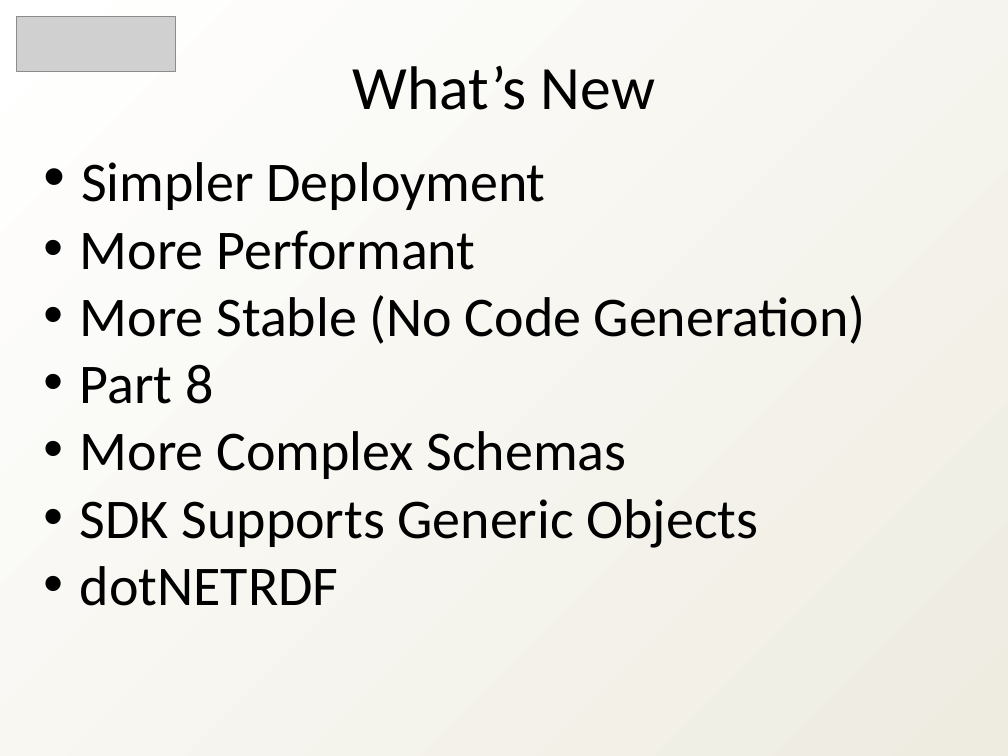
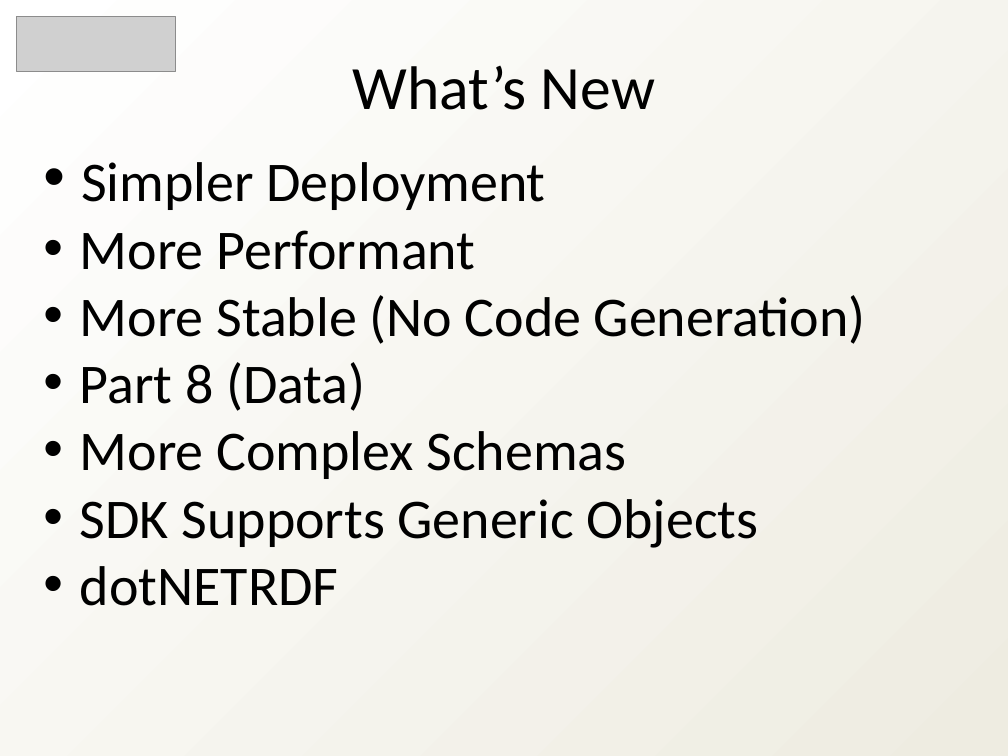
Before and after one commit to heyena/iring-tools, a slide deck: slide 3 of branches/2.0.x/Documentation/iRINGTools_Overview_v2.0.x.ppt. Drawn at 1008x756 pixels with LibreOffice and Linux fonts; fonts in the diff are those of the drawing; grey boxes stand for pictures. Boxes give left, top, right and bottom in pixels: in the first picture for what was removed or moved away, otherwise in the second. Text is boxed around its words. In the diff, an @@ line names an element or a change of style, - is before the commit and + after.

```diff
--- a/branches/2.0.x/Documentation/iRINGTools_Overview_v2.0.x.ppt
+++ b/branches/2.0.x/Documentation/iRINGTools_Overview_v2.0.x.ppt
@@ text at [80,362,365,411]: text changed @@
-• Part 8
+• Part 8 (Data)
```
Also in this commit, not shown: 8 other slides changed, 7 slides added, 8 slides removed, 3 other files.
